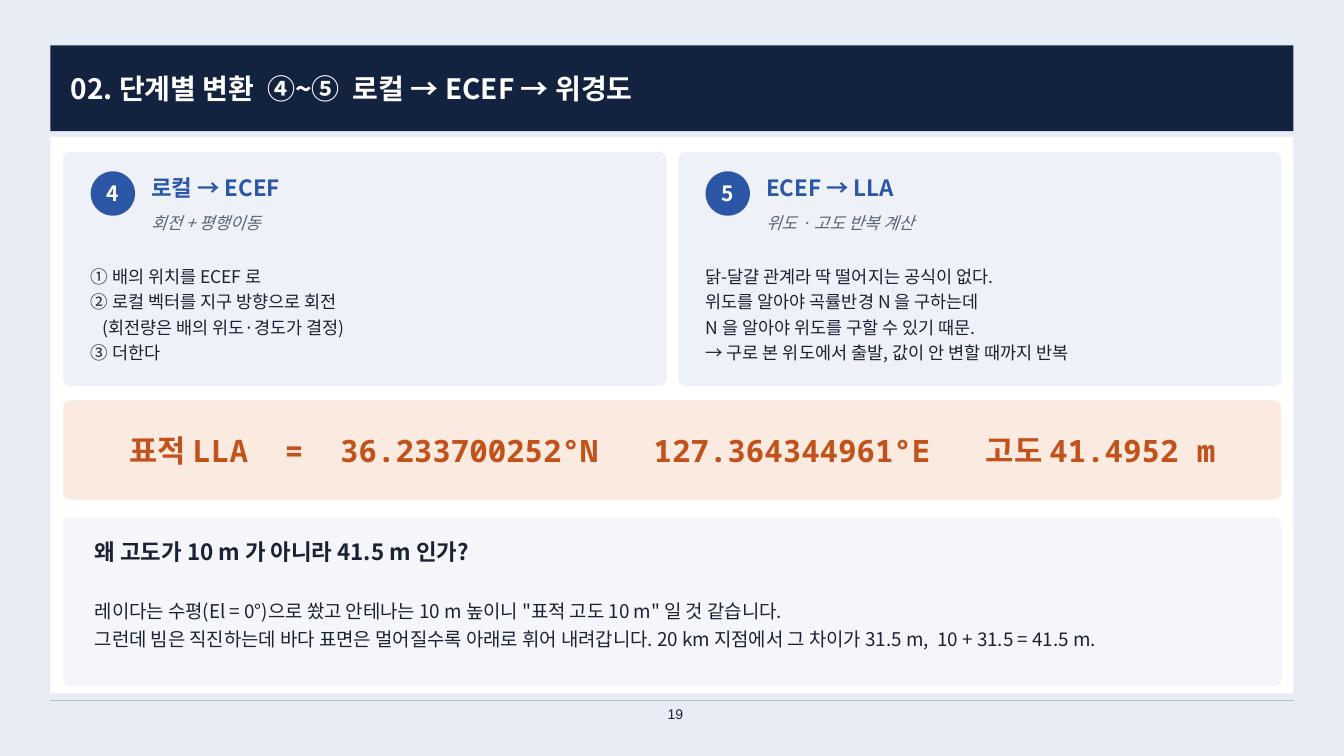
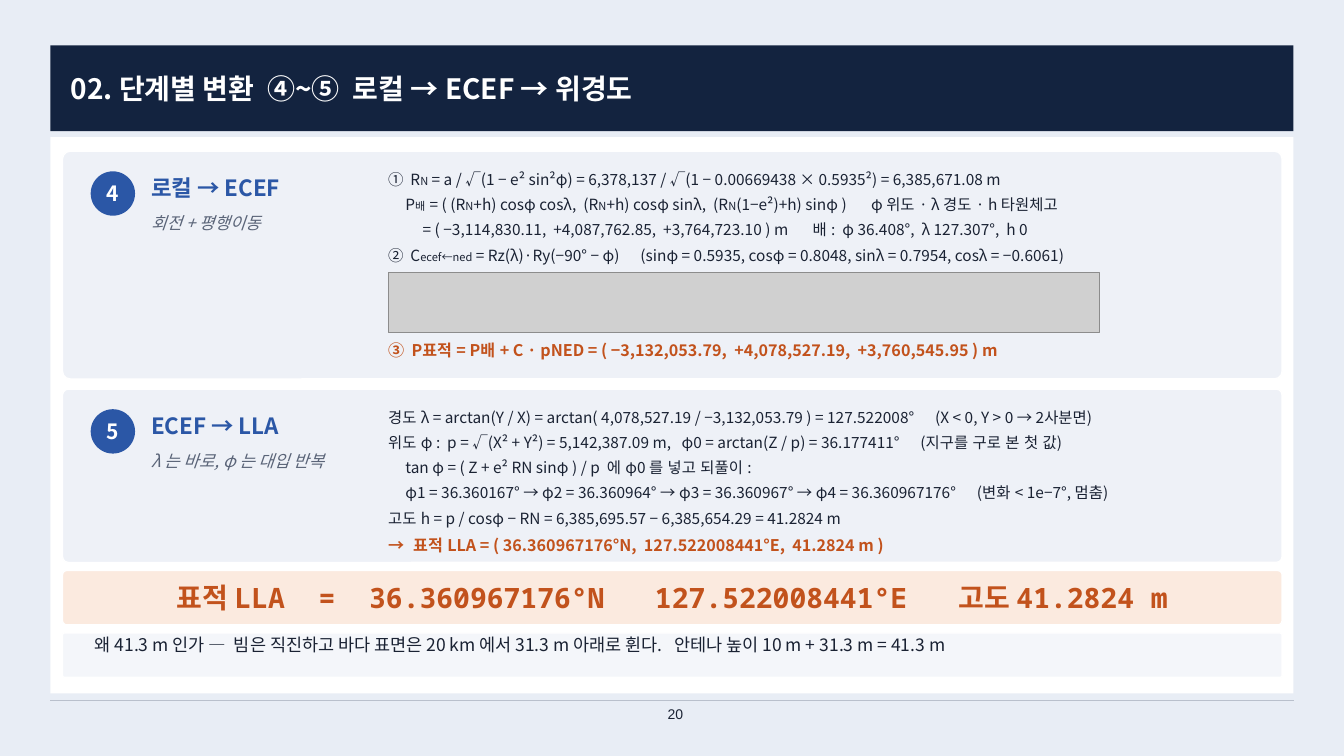
Before and after one commit to harley-hwan/radar-sw-study, a slide deck: slide 20 of Part2_CoordFrames/ref/산출물/Chapter2_coordinate_systems.pptx (slide 19 before the commit). Drawn at 1344x756 pixels with LibreOffice and Linux fonts; fonts in the diff are those of the drawing; grey boxes stand for pictures. Boxes give left, top, right and bottom in pixels: in the first picture for what was removed or moved away, otherwise in the second. Text is boxed around its words. In the diff, an @@ line names an element or a change of style, - is before the commit and + after.

```diff
--- a/Part2_CoordFrames/ref/산출물/Chapter2_coordinate_systems.pptx
+++ b/Part2_CoordFrames/ref/산출물/Chapter2_coordinate_systems.pptx
@@ rounded rectangle: place and size @@
-rounded rectangle at [63, 151, 667, 387]
+rounded rectangle at [63, 151, 1282, 379]
@@ text added at [388, 171, 1064, 264], 11 pt, text #1A2233 @@
+① RN = a / √(1 − e² sin²φ) = 6,378,137 / √(1 − 0.00669438 × 0.5935²) = 6,385,671.08 m
+P배 = ( (RN+h) cosφ cosλ, (RN+h) cosφ sinλ, (RN(1−e²)+h) sinφ ) φ 위도 · λ 경도 · h 타원체고
+= ( −3,114,830.11, +4,087,762.85, +3,764,723.10 ) m 배 : φ 36.408°, λ 127.307°, h 0
+② Cecef←ned = Rz(λ)·Ry(−90° − φ) (sinφ = 0.5935, cosφ = 0.8048, sinλ = 0.7954, cosλ = −0.6061)
@@ text removed at [91, 268, 345, 361] @@
-① 배의 위치를 ECEF 로
-② 로컬 벡터를 지구 방향으로 회전
-(회전량은 배의 위도·경도가 결정)
-③ 더한다
@@ text removed at [706, 268, 1068, 362] @@
-닭-달걀 관계라 딱 떨어지는 공식이 없다.
-위도를 알아야 곡률반경 N 을 구하는데
-N 을 알아야 위도를 구할 수 있기 때문.
-→ 구로 본 위도에서 출발, 값이 안 변할 때까지 반복
@@ picture added at [388, 272, 1100, 333] @@
@@ text added at [388, 342, 998, 360], 11.5 pt, text #C2521C, bold @@
+③ P표적 = P배 + C · pNED = ( −3,132,053.79, +4,078,527.19, +3,760,545.95 ) m
@@ rounded rectangle: place and size @@
-rounded rectangle at [678, 151, 1282, 387]
+rounded rectangle at [63, 389, 1282, 563]
@@ text "5": place and size @@
-text "5" at [722, 185, 734, 202]
+text "5" at [107, 423, 119, 440]
@@ ellipse: place and size @@
-ellipse at [706, 171, 750, 216]
+ellipse at [91, 409, 135, 454]
@@ text "ECEF → LLA": place and size @@
-text "ECEF → LLA" at [766, 179, 894, 197]
+text "ECEF → LLA" at [151, 417, 279, 435]
@@ text added at [388, 410, 1109, 555], 11 pt, text #1A2233 @@
+경도 λ = arctan(Y / X) = arctan( 4,078,527.19 / −3,132,053.79 ) = 127.522008° (X < 0, Y > 0 → 2사분면)
+위도 φ : p = √(X² + Y²) = 5,142,387.09 m, φ0 = arctan(Z / p) = 36.177411° (지구를 구로 본 첫 값)
+tan φ = ( Z + e² RN sinφ ) / p 에 φ0 를 넣고 되풀이 :
+φ1 = 36.360167° → φ2 = 36.360964° → φ3 = 36.360967° → φ4 = 36.360967176° (변화 < 1e−7°, 멈춤)
+고도 h = p / cosφ − RN = 6,385,695.57 − 6,385,654.29 = 41.2824 m
+→ 표적 LLA = ( 36.360967176°N, 127.522008441°E, 41.2824 m )
@@ text at [151, 453, 324, 470]: text changed @@
-위도 · 고도 반복 계산
+λ 는 바로, φ 는 대입 반복
@@ text removed at [95, 541, 469, 562] @@
-왜 고도가 10 m 가 아니라 41.5 m 인가?
@@ rounded rectangle: place and size @@
-rounded rectangle at [63, 400, 1282, 501]
+rounded rectangle at [63, 571, 1282, 625]
@@ text at [177, 584, 1168, 611]: text changed; size 22 to 20 pt @@
-표적 LLA = 36.233700252°N 127.364344961°E 고도 41.4952 m
+표적 LLA = 36.360967176°N 127.522008441°E 고도 41.2824 m
@@ rounded rectangle: place and size @@
-rounded rectangle at [63, 516, 1282, 688]
+rounded rectangle at [63, 633, 1282, 678]
@@ text at [95, 636, 945, 653]: text changed; size 13.5 to 12.5 pt @@
-레이다는 수평(El = 0°)으로 쐈고 안테나는 10 m 높이니 "표적 고도 10 m" 일 것 같습니다.
-그런데 빔은 직진하는데 바다 표면은 멀어질수록 아래로 휘어 내려갑니다. 20 km 지점에서 그 차이가 31.5 m, 10 + 31.5 = 41.5 m.
+왜 41.3 m 인가 — 빔은 직진하고 바다 표면은 20 km 에서 31.3 m 아래로 휜다. 안테나 높이 10 m + 31.3 m = 41.3 m
@@ page number at [668, 709, 684, 719]: text changed @@
-19
+20
```
Also in this commit, not shown: 16 other slides changed, 23 other files.
